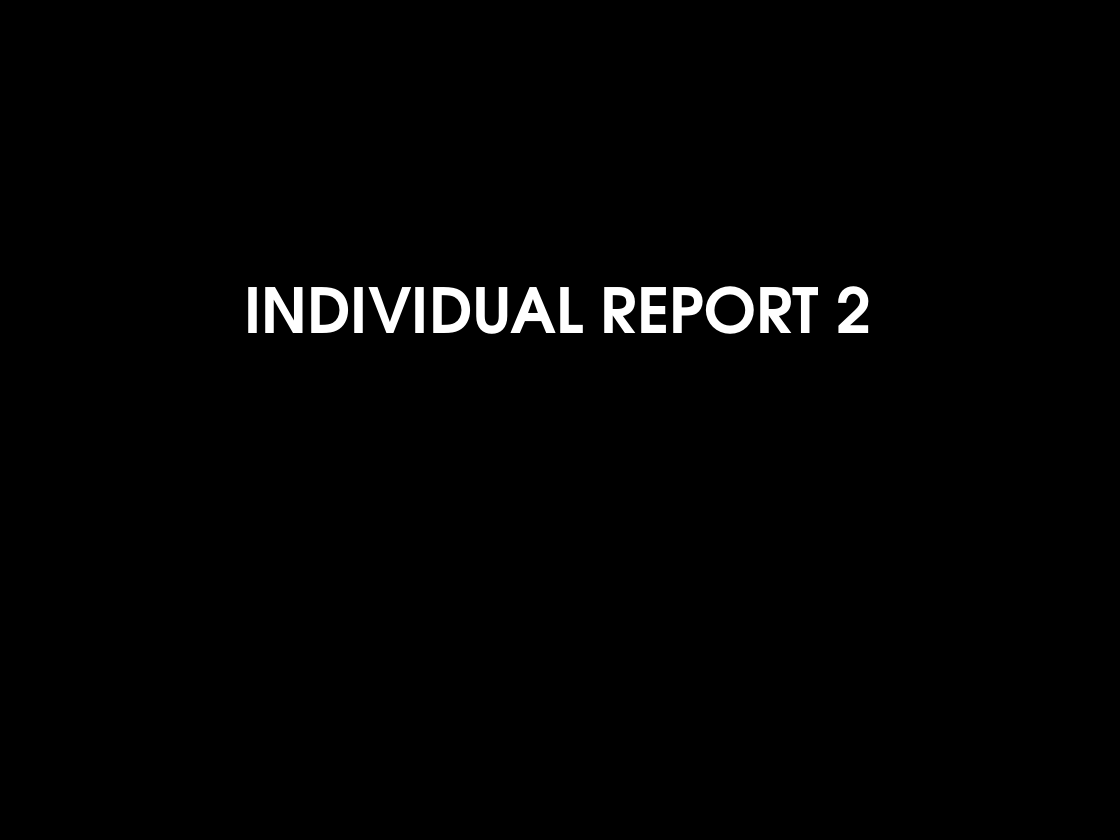
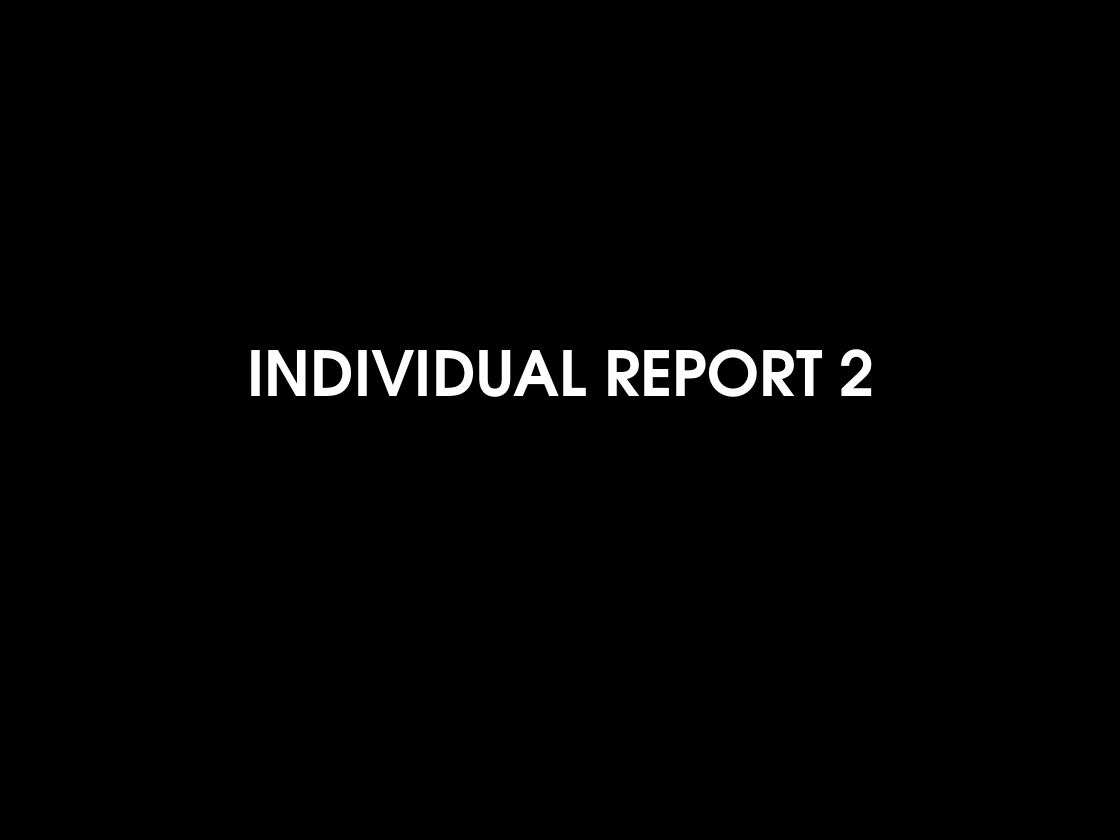
Before and after one commit to edinburghlivinglab/ddc, a slide deck: slide 4 of course_docs/week10-2_2019.pptx (slide 3 before the commit). Drawn at 1120x840 pixels with LibreOffice and Linux fonts; fonts in the diff are those of the drawing. Boxes give left, top, right and bottom in pixels: in the first picture for what was removed or moved away, otherwise in the second. Text is boxed around its words. In the diff, an @@ line names an element or a change of style, - is before the commit and + after.

```diff
--- a/course_docs/week10-2_2019.pptx
+++ b/course_docs/week10-2_2019.pptx
@@ title "INDIVIDUAL REPORT 2": place and size @@
-title "INDIVIDUAL REPORT 2" at [244,286,872,334]
+title "INDIVIDUAL REPORT 2" at [247,349,875,397]
```
Also in this commit, not shown: 3 other slides changed, 1 slide added.
